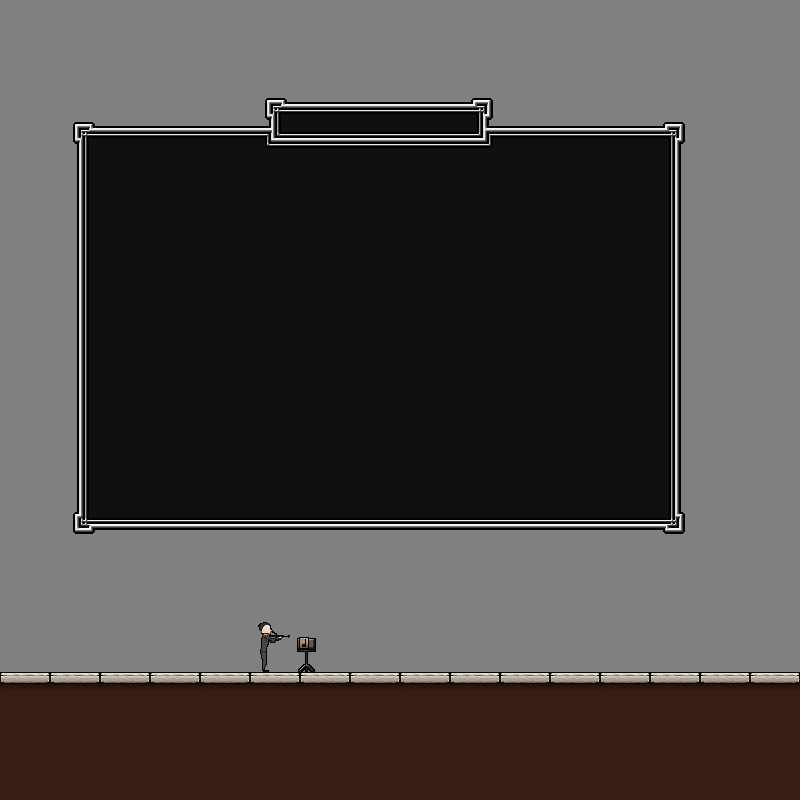
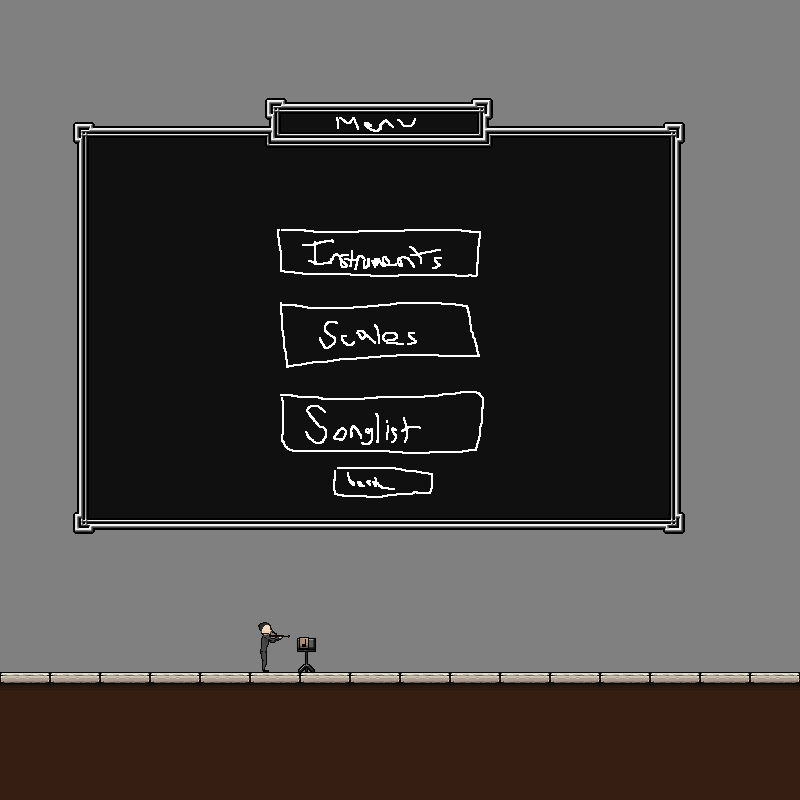
Before/after of a 800 × 800 layered artwork. What changed in the layer stack:
showed "Open Menu" over [277, 117, 484, 498]
